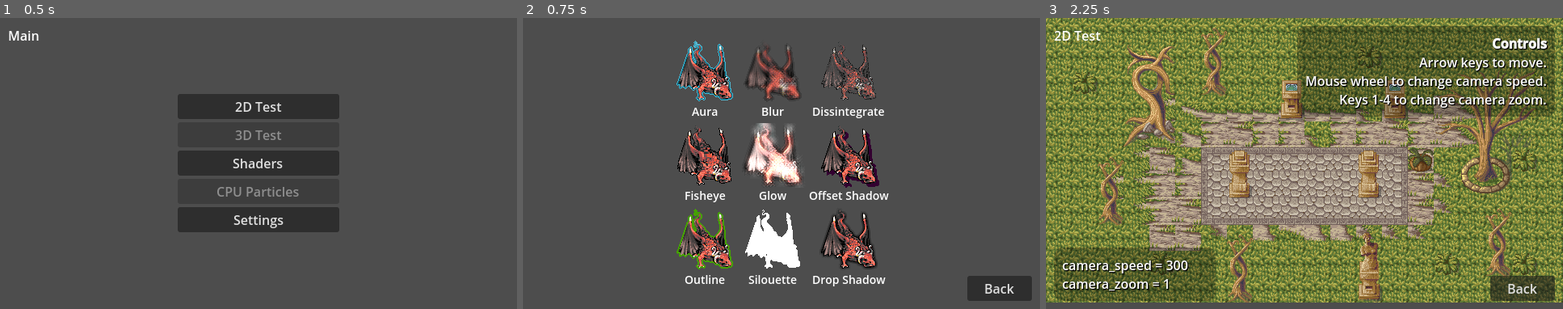
Above: before the commit, frames 1-3 (left to right).
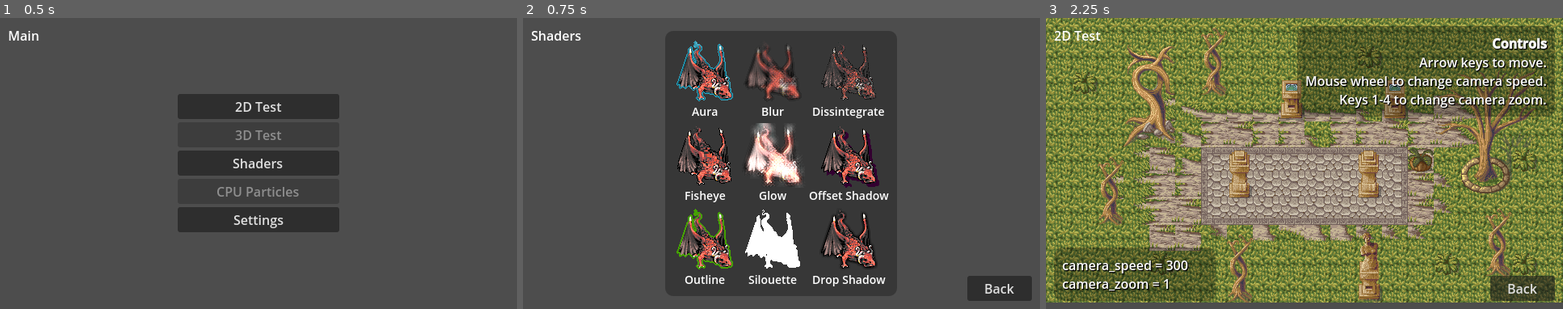
Above: after the commit, the same moments.

Repository: pkostic-dev/tool-web-test
Game: Godot game, scene res://scenes/main/main.tscn
Two runs of this game, one before a commit and one after it. Both use one fixed random seed, a clock stepped at 60 frames per second and the inputs below.
Inputs:
- Up to frame 1 (0.5 s): no input
- Up to frame 2 (0.75 s): click "Shaders" at 0.5 s
- Up to frame 3 (2.25 s): click "Back" at 1.25 s; click "2D Test" at 2 s

Frame 1 is identical in both runs. In frame 2, 0.2% of the frame differs, in the area x 1-12%, y 4-8%; in frame 3, nothing differs.

Commit message:
Update shaders.tscn

Diff:
--- a/WebTest/scenes/shaders/shaders.tscn
+++ b/WebTest/scenes/shaders/shaders.tscn
@@ -1,7 +1,8 @@
-[gd_scene load_steps=22 format=3 uid="uid://b6verfa8xjl4v"]
+[gd_scene load_steps=23 format=3 uid="uid://b6verfa8xjl4v"]
 
 [ext_resource type="Script" path="res://scenes/shaders/shaders.gd" id="1_f1fi4"]
 [ext_resource type="Shader" path="res://shaders/aura.gdshader" id="2_vtv4r"]
+[ext_resource type="StyleBox" uid="uid://v1pgvqqrkx1m" path="res://resources/black_panel.tres" id="2_ya8g1"]
 [ext_resource type="Texture2D" uid="uid://dbqquq6h7aafu" path="res://images/pisilohepunane3.png" id="3_sopuq"]
 [ext_resource type="Shader" path="res://shaders/blur.gdshader" id="4_wbyky"]
 [ext_resource type="Shader" path="res://shaders/dissintegrate.gdshader" id="5_y4xvs"]
@@ -79,149 +80,153 @@
 [node name="CenterContainer" type="CenterContainer" parent="MarginContainer"]
 layout_mode = 2
 
-[node name="FlowContainer" type="GridContainer" parent="MarginContainer/CenterContainer"]
+[node name="PanelContainer" type="PanelContainer" parent="MarginContainer/CenterContainer"]
+layout_mode = 2
+theme_override_styles/panel = ExtResource("2_ya8g1")
+
+[node name="FlowContainer" type="GridContainer" parent="MarginContainer/CenterContainer/PanelContainer"]
 layout_mode = 2
 columns = 3
 
-[node name="Aura" type="VBoxContainer" parent="MarginContainer/CenterContainer/FlowContainer"]
-layout_mode = 2
-theme_override_constants/separation = 0
-
-[node name="TextureRect" type="TextureRect" parent="MarginContainer/CenterContainer/FlowContainer/Aura"]
+[node name="Aura" type="VBoxContainer" parent="MarginContainer/CenterContainer/PanelContainer/FlowContainer"]
+layout_mode = 2
+theme_override_constants/separation = 0
+
+[node name="TextureRect" type="TextureRect" parent="MarginContainer/CenterContainer/PanelContainer/FlowContainer/Aura"]
 material = SubResource("ShaderMaterial_12gpi")
 layout_mode = 2
 texture = ExtResource("3_sopuq")
 stretch_mode = 5
 
-[node name="Label" type="Label" parent="MarginContainer/CenterContainer/FlowContainer/Aura"]
+[node name="Label" type="Label" parent="MarginContainer/CenterContainer/PanelContainer/FlowContainer/Aura"]
 layout_mode = 2
 theme_override_font_sizes/font_size = 14
 text = "Aura"
 horizontal_alignment = 1
 
-[node name="Blur" type="VBoxContainer" parent="MarginContainer/CenterContainer/FlowContainer"]
-layout_mode = 2
-theme_override_constants/separation = 0
-
-[node name="TextureRect" type="TextureRect" parent="MarginContainer/CenterContainer/FlowContainer/Blur"]
+[node name="Blur" type="VBoxContainer" parent="MarginContainer/CenterContainer/PanelContainer/FlowContainer"]
+layout_mode = 2
+theme_override_constants/separation = 0
+
+[node name="TextureRect" type="TextureRect" parent="MarginContainer/CenterContainer/PanelContainer/FlowContainer/Blur"]
 material = SubResource("ShaderMaterial_26rn7")
 layout_mode = 2
 texture = ExtResource("3_sopuq")
 stretch_mode = 5
 
-[node name="Label" type="Label" parent="MarginContainer/CenterContainer/FlowContainer/Blur"]
+[node name="Label" type="Label" parent="MarginContainer/CenterContainer/PanelContainer/FlowContainer/Blur"]
 layout_mode = 2
 theme_override_font_sizes/font_size = 14
 text = "Blur"
 horizontal_alignment = 1
 
-[node name="Dissintegrate" type="VBoxContainer" parent="MarginContainer/CenterContainer/FlowContainer"]
-layout_mode = 2
-theme_override_constants/separation = 0
-
-[node name="TextureRect" type="TextureRect" parent="MarginContainer/CenterContainer/FlowContainer/Dissintegrate"]
+[node name="Dissintegrate" type="VBoxContainer" parent="MarginContainer/CenterContainer/PanelContainer/FlowContainer"]
+layout_mode = 2
+theme_override_constants/separation = 0
+
+[node name="TextureRect" type="TextureRect" parent="MarginContainer/CenterContainer/PanelContainer/FlowContainer/Dissintegrate"]
 material = SubResource("ShaderMaterial_bdjfi")
 layout_mode = 2
 texture = ExtResource("3_sopuq")
 stretch_mode = 5
 
-[node name="Label" type="Label" parent="MarginContainer/CenterContainer/FlowContainer/Dissintegrate"]
+[node name="Label" type="Label" parent="MarginContainer/CenterContainer/PanelContainer/FlowContainer/Dissintegrate"]
 layout_mode = 2
 theme_override_font_sizes/font_size = 14
 text = "Dissintegrate"
 horizontal_alignment = 1
 
-[node name="Fisheye" type="VBoxContainer" parent="MarginContainer/CenterContainer/FlowContainer"]
-layout_mode = 2
-theme_override_constants/separation = 0
-
-[node name="TextureRect" type="TextureRect" parent="MarginContainer/CenterContainer/FlowContainer/Fisheye"]
+[node name="Fisheye" type="VBoxContainer" parent="MarginContainer/CenterContainer/PanelContainer/FlowContainer"]
+layout_mode = 2
+theme_override_constants/separation = 0
+
+[node name="TextureRect" type="TextureRect" parent="MarginContainer/CenterContainer/PanelContainer/FlowContainer/Fisheye"]
 material = SubResource("ShaderMaterial_sxxyp")
 layout_mode = 2
 texture = ExtResource("3_sopuq")
 stretch_mode = 5
 
-[node name="Label" type="Label" parent="MarginContainer/CenterContainer/FlowContainer/Fisheye"]
+[node name="Label" type="Label" parent="MarginContainer/CenterContainer/PanelContainer/FlowContainer/Fisheye"]
 layout_mode = 2
 theme_override_font_sizes/font_size = 14
 text = "Fisheye"
 horizontal_alignment = 1
 
-[node name="Glow" type="VBoxContainer" parent="MarginContainer/CenterContainer/FlowContainer"]
-layout_mode = 2
-theme_override_constants/separation = 0
-
-[node name="TextureRect" type="TextureRect" parent="MarginContainer/CenterContainer/FlowContainer/Glow"]
+[node name="Glow" type="VBoxContainer" parent="MarginContainer/CenterContainer/PanelContainer/FlowContainer"]
+layout_mode = 2
+theme_override_constants/separation = 0
+
+[node name="TextureRect" type="TextureRect" parent="MarginContainer/CenterContainer/PanelContainer/FlowContainer/Glow"]
 material = SubResource("ShaderMaterial_ni0fu")
 layout_mode = 2
 texture = ExtResource("3_sopuq")
 stretch_mode = 5
 
-[node name="Label" type="Label" parent="MarginContainer/CenterContainer/FlowContainer/Glow"]
+[node name="Label" type="Label" parent="MarginContainer/CenterContainer/PanelContainer/FlowContainer/Glow"]
 layout_mode = 2
 theme_override_font_sizes/font_size = 14
 text = "Glow"
 horizontal_alignment = 1
 
-[node name="OffsetShadow" type="VBoxContainer" parent="MarginContainer/CenterContainer/FlowContainer"]
-layout_mode = 2
-theme_override_constants/separation = 0
-
-[node name="TextureRect" type="TextureRect" parent="MarginContainer/CenterContainer/FlowContainer/OffsetShadow"]
+[node name="OffsetShadow" type="VBoxContainer" parent="MarginContainer/CenterContainer/PanelContainer/FlowContainer"]
+layout_mode = 2
+theme_override_constants/separation = 0
+
+[node name="TextureRect" type="TextureRect" parent="MarginContainer/CenterContainer/PanelContainer/FlowContainer/OffsetShadow"]
 material = SubResource("ShaderMaterial_2sh7k")
 layout_mode = 2
 texture = ExtResource("3_sopuq")
 stretch_mode = 5
 
-[node name="Label" type="Label" parent="MarginContainer/CenterContainer/FlowContainer/OffsetShadow"]
+[node name="Label" type="Label" parent="MarginContainer/CenterContainer/PanelContainer/FlowContainer/OffsetShadow"]
 layout_mode = 2
 theme_override_font_sizes/font_size = 14
 text = "Offset Shadow"
 horizontal_alignment = 1
 
-[node name="Outline" type="VBoxContainer" parent="MarginContainer/CenterContainer/FlowContainer"]
-layout_mode = 2
-theme_override_constants/separation = 0
-
-[node name="TextureRect" type="TextureRect" parent="MarginContainer/CenterContainer/FlowContainer/Outline"]
+[node name="Outline" type="VBoxContainer" parent="MarginContainer/CenterContainer/PanelContainer/FlowContainer"]
+layout_mode = 2
+theme_override_constants/separation = 0
+
+[node name="TextureRect" type="TextureRect" parent="MarginContainer/CenterContainer/PanelContainer/FlowContainer/Outline"]
 material = SubResource("ShaderMaterial_27kf0")
 layout_mode = 2
 texture = ExtResource("3_sopuq")
 stretch_mode = 5
 
-[node name="Label" type="Label" parent="MarginContainer/CenterContainer/FlowContainer/Outline"]
+[node name="Label" type="Label" parent="MarginContainer/CenterContainer/PanelContainer/FlowContainer/Outline"]
 layout_mode = 2
 theme_override_font_sizes/font_size = 14
 text = "Outline"
 horizontal_alignment = 1
 
-[node name="Silouette" type="VBoxContainer" parent="MarginContainer/CenterContainer/FlowContainer"]
-layout_mode = 2
-theme_override_constants/separation = 0
-
-[node name="TextureRect" type="TextureRect" parent="MarginContainer/CenterContainer/FlowContainer/Silouette"]
+[node name="Silouette" type="VBoxContainer" parent="MarginContainer/CenterContainer/PanelContainer/FlowContainer"]
+layout_mode = 2
+theme_override_constants/separation = 0
+
+[node name="TextureRect" type="TextureRect" parent="MarginContainer/CenterContainer/PanelContainer/FlowContainer/Silouette"]
 material = SubResource("ShaderMaterial_pgvcb")
 layout_mode = 2
 texture = ExtResource("3_sopuq")
 stretch_mode = 5
 
-[node name="Label" type="Label" parent="MarginContainer/CenterContainer/FlowContainer/Silouette"]
+[node name="Label" type="Label" parent="MarginContainer/CenterContainer/PanelContainer/FlowContainer/Silouette"]
 layout_mode = 2
 theme_override_font_sizes/font_size = 14
 text = "Silouette"
 horizontal_alignment = 1
 
-[node name="DropShadow" type="VBoxContainer" parent="MarginContainer/CenterContainer/FlowContainer"]
-layout_mode = 2
-theme_override_constants/separation = 0
-
-[node name="TextureRect" type="TextureRect" parent="MarginContainer/CenterContainer/FlowContainer/DropShadow"]
+[node name="DropShadow" type="VBoxContainer" parent="MarginContainer/CenterContainer/PanelContainer/FlowContainer"]
+layout_mode = 2
+theme_override_constants/separation = 0
+
+[node name="TextureRect" type="TextureRect" parent="MarginContainer/CenterContainer/PanelContainer/FlowContainer/DropShadow"]
 material = SubResource("ShaderMaterial_s12o3")
 layout_mode = 2
 texture = ExtResource("3_sopuq")
 stretch_mode = 5
 
-[node name="Label" type="Label" parent="MarginContainer/CenterContainer/FlowContainer/DropShadow"]
+[node name="Label" type="Label" parent="MarginContainer/CenterContainer/PanelContainer/FlowContainer/DropShadow"]
 layout_mode = 2
 theme_override_font_sizes/font_size = 14
 text = "Drop Shadow"
@@ -235,4 +240,10 @@
 shortcut = ExtResource("12_q5mv1")
 text = "Back"
 
+[node name="Shaders" type="Label" parent="MarginContainer"]
+layout_mode = 2
+size_flags_horizontal = 0
+size_flags_vertical = 0
+text = "Shaders"
+
 [connection signal="pressed" from="MarginContainer/Back" to="." method="_on_back_pressed"]
